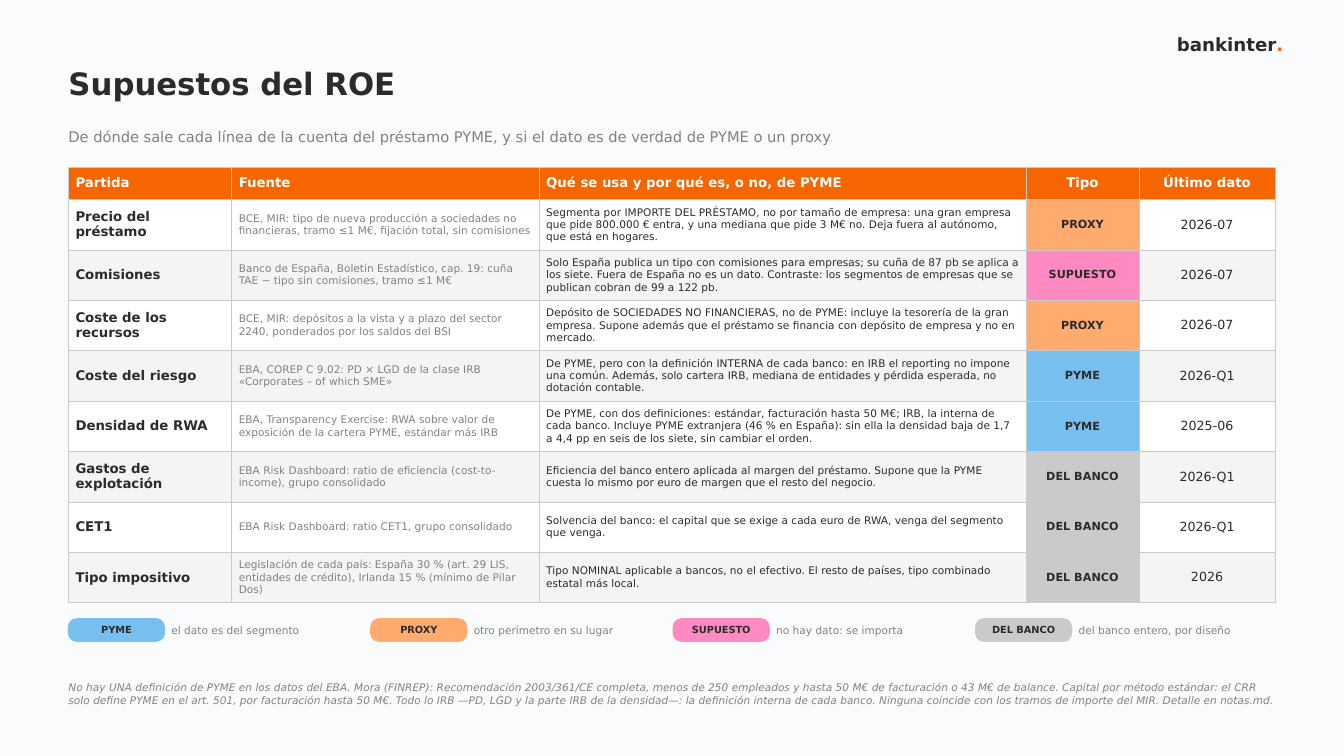
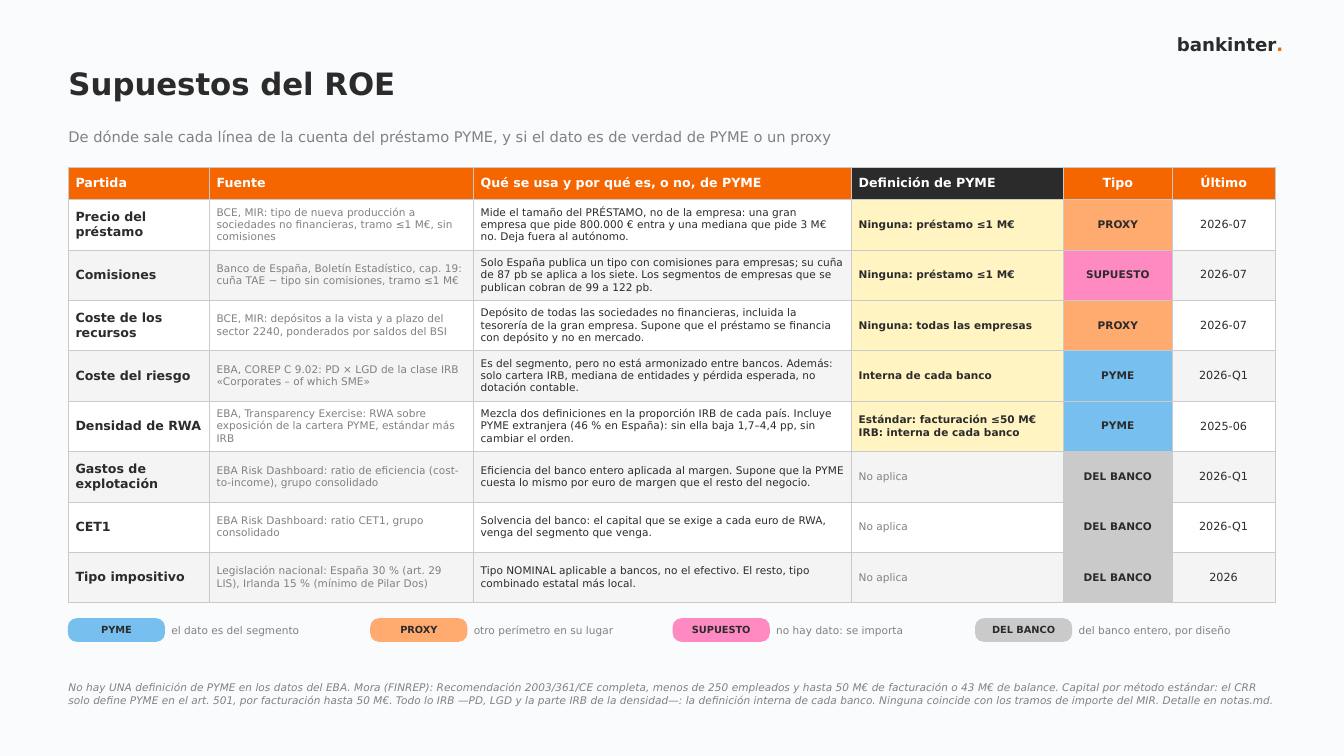
Before and after one commit to agomez2812-lang/sturdy-barnacle, a slide deck: slide 10 of pres/rentabilidad_pyme_laminas_adicionales.pptx. Drawn at 1344x756 pixels with LibreOffice and Linux fonts; fonts in the diff are those of the drawing. Boxes give left, top, right and bottom in pixels: in the first picture for what was removed or moved away, otherwise in the second. Text is boxed around its words. In the diff, an @@ line names an element or a change of style, - is before the commit and + after.

```diff
--- a/pres/rentabilidad_pyme_laminas_adicionales.pptx
+++ b/pres/rentabilidad_pyme_laminas_adicionales.pptx
@@ table at (x1=69, y1=167, x2=1275, y2=592) @@
-column 2: Fuente | BCE, MIR: tipo de nueva producción a sociedades no financieras, tramo ≤1 M€, fijación total, sin comisiones | Banco de España, Boletín Estadístico, cap. 19: cuña TAE − tipo sin comisiones, tramo ≤1 M€ | BCE, MIR: depósitos a la vista y a plazo del sector 2240, ponderados por los saldos del BSI | EBA, COREP C 9.02: PD × LGD de la clase IRB «Corporates – of which SME» | EBA, Transparency Exercise: RWA sobre valor de exposición de la cartera PYME, estándar más IRB | EBA Risk Dashboard: ratio de eficiencia (cost-to-income), grupo consolidado | EBA Risk Dashboard: ratio CET1, grupo consolidado | Legislación de cada país: España 30 % (art. 29 LIS, entidades de crédito), Irlanda 15 % (mínimo de Pilar Dos)
-column 3: Qué se usa y por qué es, o no, de PYME | Segmenta por IMPORTE DEL PRÉSTAMO, no por tamaño de empresa: una gran empresa que pide 800.000 € entra, y una mediana que pide 3 M€ no. Deja fuera al autónomo, que está en hogares. | Solo España publica un tipo con comisiones para empresas; su cuña de 87 pb se aplica a los siete. Fuera de España no es un dato. Contraste: los segmentos de empresas que se publican cobran de 99 a 122 pb. | Depósito de SOCIEDADES NO FINANCIERAS, no de PYME: incluye la tesorería de la gran empresa. Supone además que el préstamo se financia con depósito de empresa y no en mercado. | De PYME, pero con la definición INTERNA de cada banco: en IRB el reporting no impone una común. Además, solo cartera IRB, mediana de entidades y pérdida esperada, no dotación contable. | De PYME, con dos definiciones: estándar, facturación hasta 50 M€; IRB, la interna de cada banco. Incluye PYME extranjera (46 % en España): sin ella la densidad baja de 1,7 a 4,4 pp en seis de los siete, sin cambiar el orden. | Eficiencia del banco entero aplicada al margen del préstamo. Supone que la PYME cuesta lo mismo por euro de margen que el resto del negocio. | Solvencia del banco: el capital que se exige a cada euro de RWA, venga del segmento que venga. | Tipo NOMINAL aplicable a bancos, no el efectivo. El resto de países, tipo combinado estatal más local.
+column 2: Fuente | BCE, MIR: tipo de nueva producción a sociedades no financieras, tramo ≤1 M€, sin comisiones | Banco de España, Boletín Estadístico, cap. 19: cuña TAE − tipo sin comisiones, tramo ≤1 M€ | BCE, MIR: depósitos a la vista y a plazo del sector 2240, ponderados por saldos del BSI | EBA, COREP C 9.02: PD × LGD de la clase IRB «Corporates – of which SME» | EBA, Transparency Exercise: RWA sobre exposición de la cartera PYME, estándar más IRB | EBA Risk Dashboard: ratio de eficiencia (cost-to-income), grupo consolidado | EBA Risk Dashboard: ratio CET1, grupo consolidado | Legislación nacional: España 30 % (art. 29 LIS), Irlanda 15 % (mínimo de Pilar Dos)
+column 3: Qué se usa y por qué es, o no, de PYME | Mide el tamaño del PRÉSTAMO, no de la empresa: una gran empresa que pide 800.000 € entra y una mediana que pide 3 M€ no. Deja fuera al autónomo. | Solo España publica un tipo con comisiones para empresas; su cuña de 87 pb se aplica a los siete. Los segmentos de empresas que se publican cobran de 99 a 122 pb. | Depósito de todas las sociedades no financieras, incluida la tesorería de la gran empresa. Supone que el préstamo se financia con depósito y no en mercado. | Es del segmento, pero no está armonizado entre bancos. Además: solo cartera IRB, mediana de entidades y pérdida esperada, no dotación contable. | Mezcla dos definiciones en la proporción IRB de cada país. Incluye PYME extranjera (46 % en España): sin ella baja 1,7–4,4 pp, sin cambiar el orden. | Eficiencia del banco entero aplicada al margen. Supone que la PYME cuesta lo mismo por euro de margen que el resto del negocio. | Solvencia del banco: el capital que se exige a cada euro de RWA, venga del segmento que venga. | Tipo NOMINAL aplicable a bancos, no el efectivo. El resto, tipo combinado estatal más local.
+column 4: Definición de PYME | Ninguna: préstamo ≤1 M€ | Ninguna: préstamo ≤1 M€ | Ninguna: todas las empresas | Interna de cada banco | Estándar: facturación ≤50 M€ / IRB: interna de cada banco | No aplica | No aplica | No aplica
-column 6, row 1: Último dato
+column 6, row 1: Último
```
Also in this commit, not shown: 1 slide added, 2 other files.
